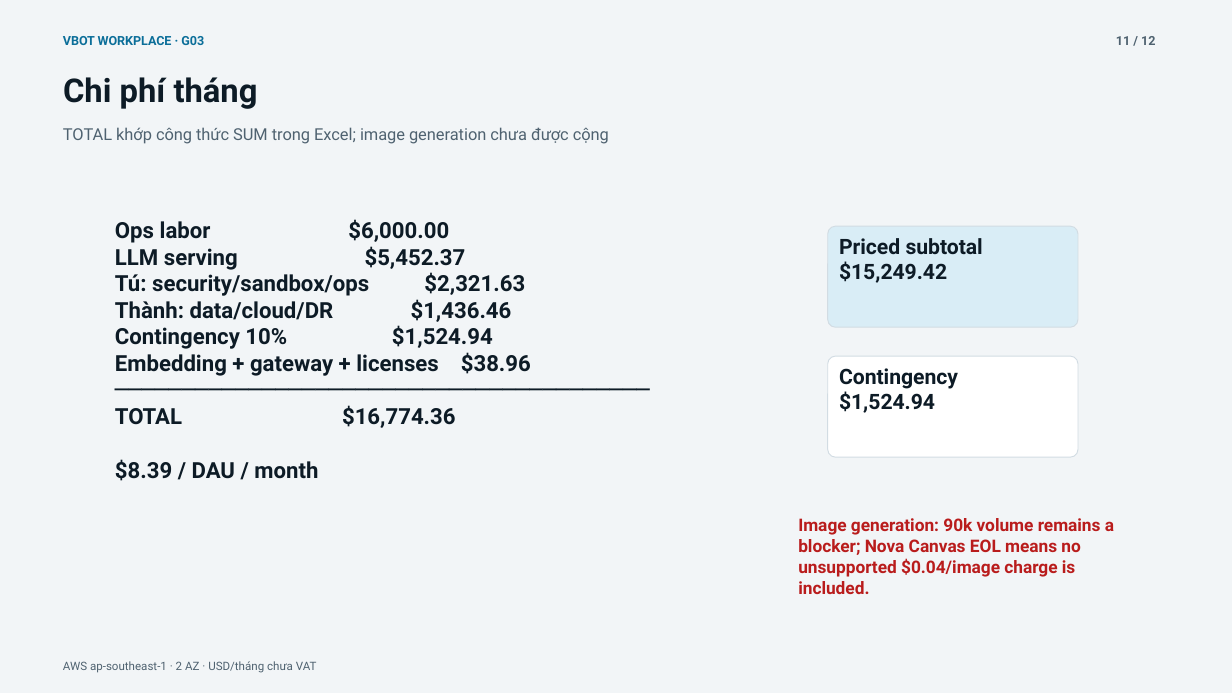
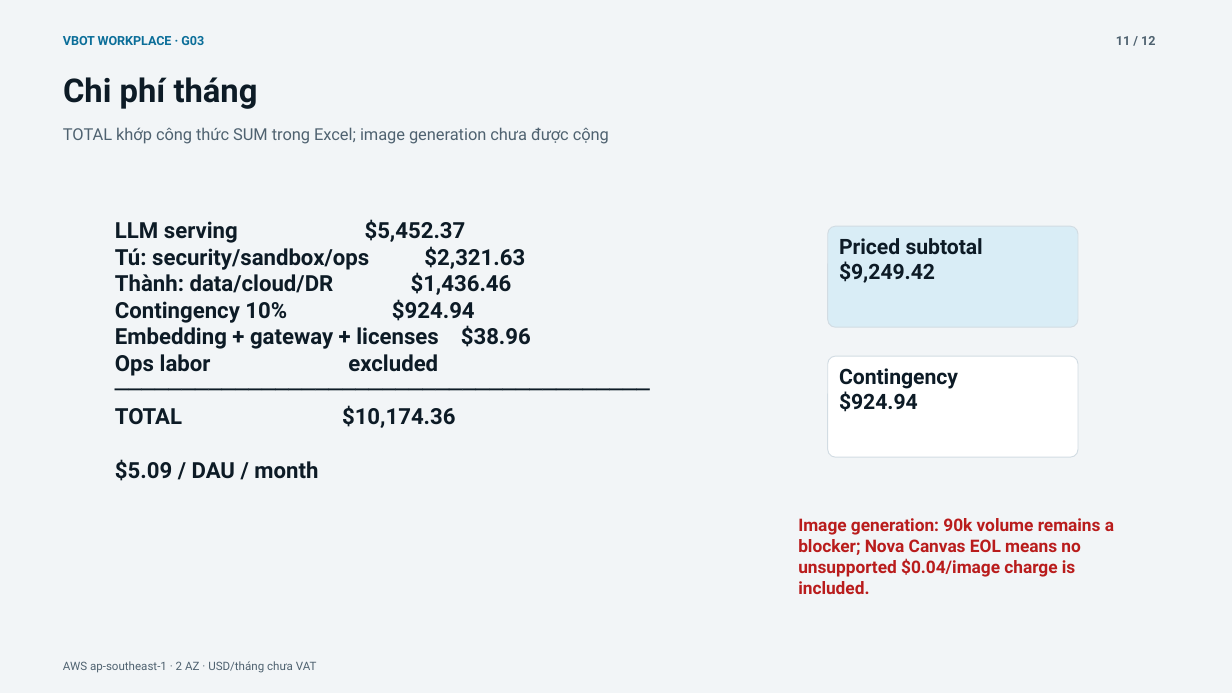
Before and after one commit to rin1652/K4-VBot, a slide deck: slide 11 of G03_slide.pptx. Drawn at 1232x693 pixels with LibreOffice and Linux fonts; fonts in the diff are those of the drawing. Boxes give left, top, right and bottom in pixels: in the first picture for what was removed or moved away, otherwise in the second. Text is boxed around its words. In the diff, an @@ line names an element or a change of style, - is before the commit and + after.

Commit message:
refactor: exclude ops labor from total cost calculation and update pricing artifacts

```diff
--- a/G03_slide.pptx
+++ b/G03_slide.pptx
@@ text at (x1=115, y1=219, x2=449, y2=243): paragraph removed @@
-Ops labor $6,000.00
@@ text in rounded rectangle at (x1=839, y1=261, x2=935, y2=283): text changed @@
-$15,249.42
+$9,249.42
@@ text at (x1=115, y1=299, x2=475, y2=323): text changed @@
-Contingency 10% $1,524.94
+Contingency 10% $924.94
@@ text at (x1=115, y1=354, x2=438, y2=376): paragraph added @@
+Ops labor excluded
@@ text at (x1=115, y1=405, x2=456, y2=481): text changed @@
-TOTAL $16,774.36
-$8.39 / DAU / month
+TOTAL $10,174.36
+$5.09 / DAU / month
@@ text in rounded rectangle at (x1=839, y1=391, x2=918, y2=412): text changed @@
-$1,524.94
+$924.94
```
Also in this commit, not shown: 8 other files.
